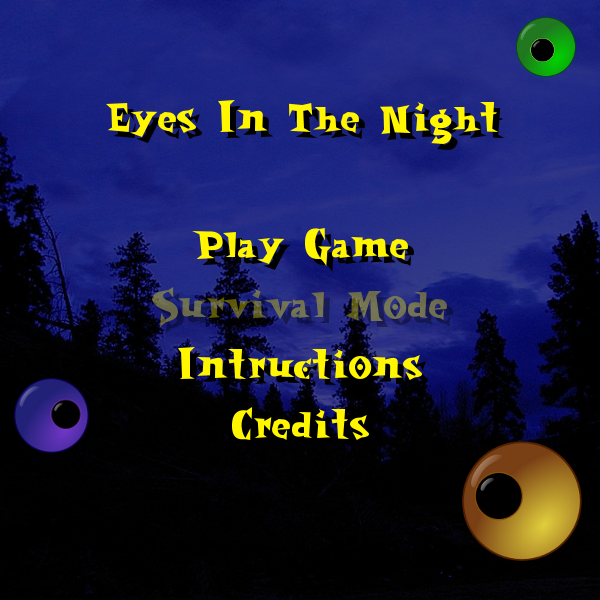
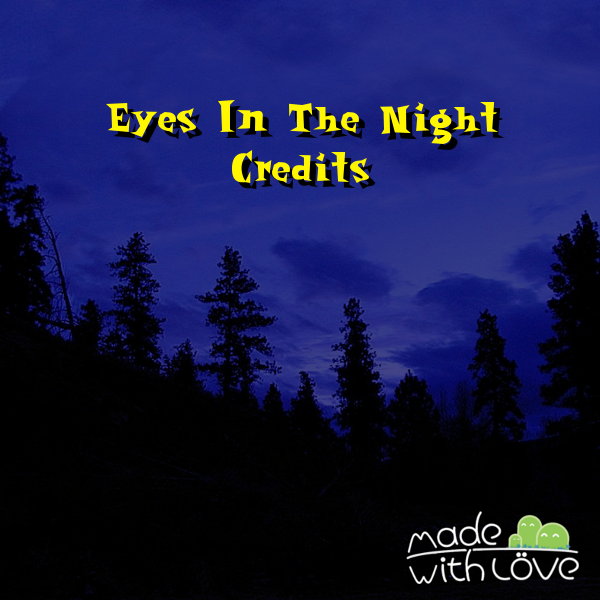
Before/after of a 600px x 600px layered artwork. What changed in the layer stack:
added layer "Pasted Layer #1" above "brown eye" over [406, 511, 579, 584]
hid "brown eye" over [462, 441, 582, 561]
hid "purple eye" over [14, 378, 89, 453]
hid "Green eye" over [516, 17, 576, 77]
showed "Credits title" over [232, 150, 375, 189]
hid "Play Game" over [192, 228, 414, 272]
hid "Survival Mode trans" over [152, 287, 453, 333]
hid "Intructions" over [178, 347, 428, 385]
hid "Credits" over [232, 407, 374, 446]
